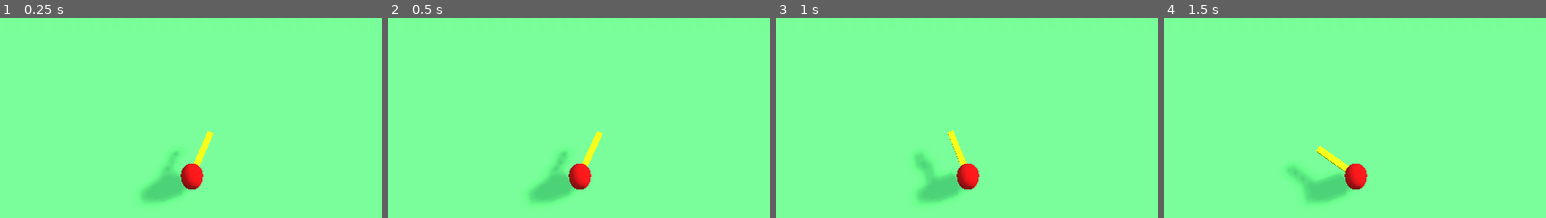
Above: before the commit, frames 1-4 (left to right).
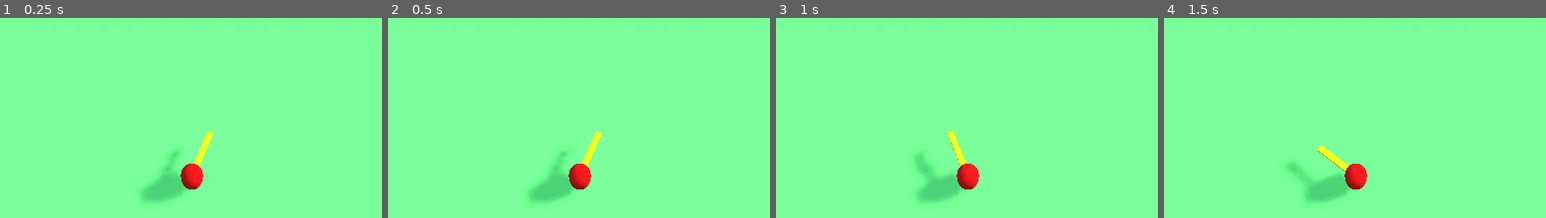
Above: after the commit, the same moments.

Repository: mc-carthy/gdAiBoilerplates
Game: Godot game, scene res://World.tscn
The game is run twice, just before and just after one commit, with the same random seed, the same clock (stepped at 60 frames per second) and the same inputs.
Inputs:
- Up to frame 1 (0.25 s): no input
- Up to frame 2 (0.5 s): no input
- Up to frame 3 (1 s): no input
- Up to frame 4 (1.5 s): no input
The pictures show only the part of the screen within x 25-75%, y 50-100%; the shares and areas given below are measured in that part.

Frame 1 is identical in both runs. In frame 2, less than 0.1% of the frame differs, in the area x 50-57%, y 56-73%; in frame 3, less than 0.1%; in frame 4, 0.1%, in the area x 39-49%, y 63-78%.

Commit message:
Fixing jitter

Diff:
--- a/FaceTarget/FaceTarget.gd
+++ b/FaceTarget/FaceTarget.gd
@@ -7,5 +7,8 @@
 	local_point.y = 0.0
 	var turn_dir = sign(local_point.x)
 	var turn_amount = deg2rad(turn_speed * delta)
+	var angle = Vector3.FORWARD.angle_to(local_point)
 
+	if angle < turn_amount:
+		turn_amount = angle
 	rotate_object_local(Vector3.UP, -turn_amount * turn_dir)
